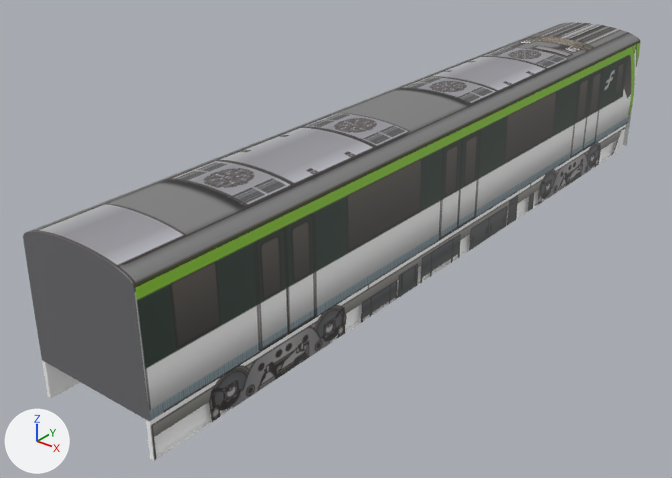
Renders of the glTF model mini-japanrail-3d/models/hukuokasub-3000/car1.glb from each side of a commit.
The view is the same before and after, from a 50 mm lens placed at (9.95, -15.04, 8.69), pointed at (-0.9, -1.49, 0.29). The axes (+X, +Y, +Z) are drawn at lower left. The lights are the same throughout. The first picture is the older version. Vertices at exactly the same position are counted once.

Script lines for the objects in view, before the commit:
```python
me_fukuoka3000_car1 = bpy.data.meshes.new('fukuoka3000_car1')
me_fukuoka3000_car1.from_pydata(...)  # 4405 vertices, 8794 faces; spans x -1.2..1.2, y -8.4..8.4, z 0.0..3.1
# faces by material slot: [900, 6600, 900, 329, 29, 24, 12]
me_fukuoka3000_car1.materials.append(mat_sidep)  # picture img_sidep
me_fukuoka3000_car1.materials.append(mat_roof)  # picture img_roof
me_fukuoka3000_car1.materials.append(mat_siden)  # picture img_siden
me_fukuoka3000_car1.materials.append(mat_dark)  # grey #6c6c6f
me_fukuoka3000_car1.materials.append(mat_front)  # picture img_front
me_fukuoka3000_car1.materials.append(mat_under)
me_fukuoka3000_car1.materials.append(mat_frontlow)  # picture img_frontlow
ob_fukuoka3000_car1 = bpy.data.objects.new('fukuoka3000_car1', me_fukuoka3000_car1)
ob_fukuoka3000_car1.location = (0.0, 0.0, 0.0)
```
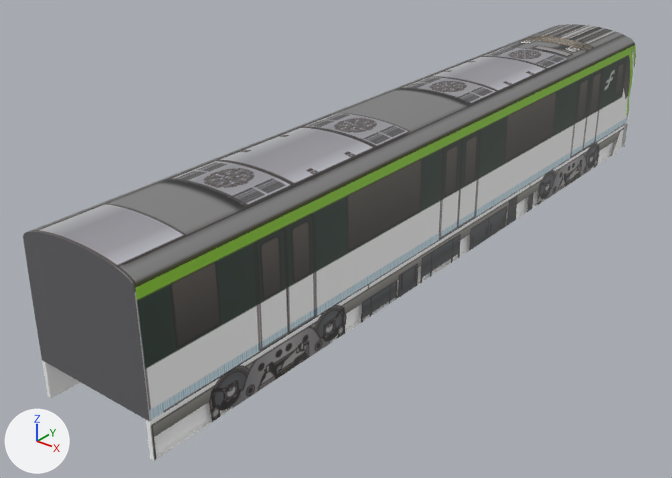
Changed parts and their boxes (x1, y1, x2, y2) in the pictures (672 x 478 px):
'fukuoka3000_car1', reshaped: before (23, 22, 641, 461); after (23, 24, 636, 461)
part 1 of me_fukuoka3000_car1, rebuilt: before (623, 122, 630, 146); after (621, 123, 628, 147)
part 2 of me_fukuoka3000_car1, cut back: before (42, 22, 641, 461); after (42, 24, 636, 461)

What changed in the scene script:
```text
Change me_fukuoka3000_car1:
    used by ob_fukuoka3000_car1; location = (0.0, 0.0, 0.0)
    remove me_fukuoka3000_car1.from_pydata(...)  # 4405 vertices, 8794 faces; spans x -1.2..1.2, y -8.4..8.4, z 0.0..3.1
    add me_fukuoka3000_car1.from_pydata(...)  # 5857 vertices, 11624 faces; spans x -1.2..1.2, y -8.4..8.4, z 0.0..3.1
    me_fukuoka3000_car1 part 1: the loose piece of 8 vertices spanning x -1.2..1.2, y 8.4, z 0.0..0.7 is rebuilt with 26 vertices and now spans x -1.2..1.2, y 8.2..8.4, z 0.0..0.7
    me_fukuoka3000_car1 part 2: 108 vertices moved from x -1.2..1.2, y -8.4..8.4, z 0.0..3.1 to x -1.2..1.2, y -8.4..8.2, z 0.0..3.1; 57 vertices removed from x -1.2..1.2, y 8.1..8.4, z 0.0..3.1; 1491 vertices added at x -1.2..1.2, y -8.4..8.4, z 0.0..3.1
```
